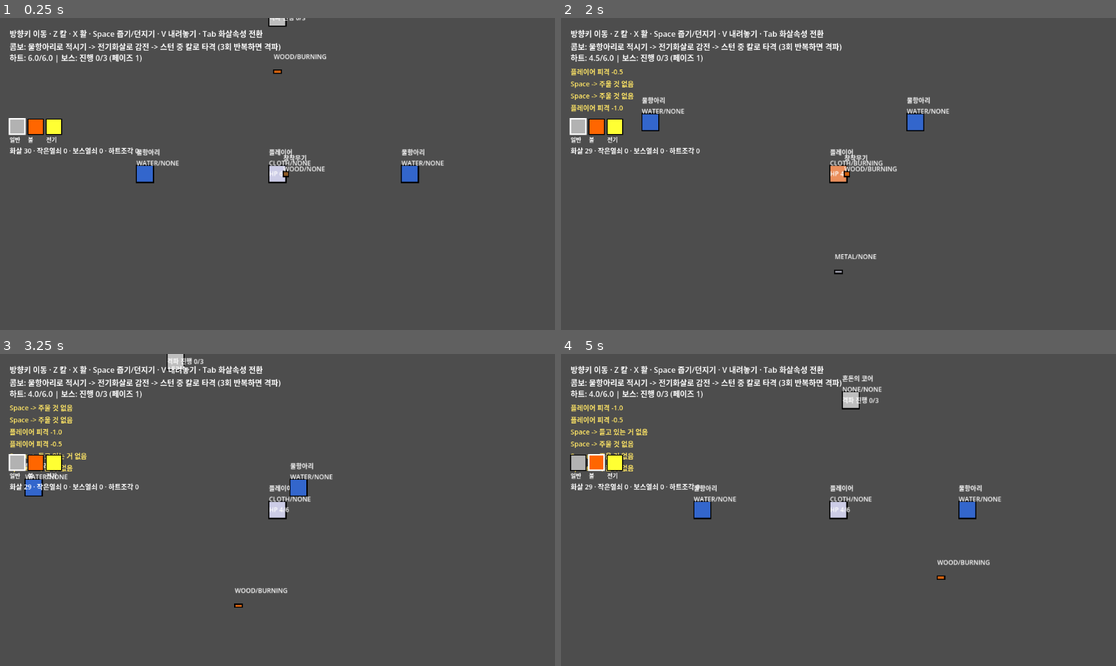
Above: before the commit, frames 1-4 (two rows, left to right).
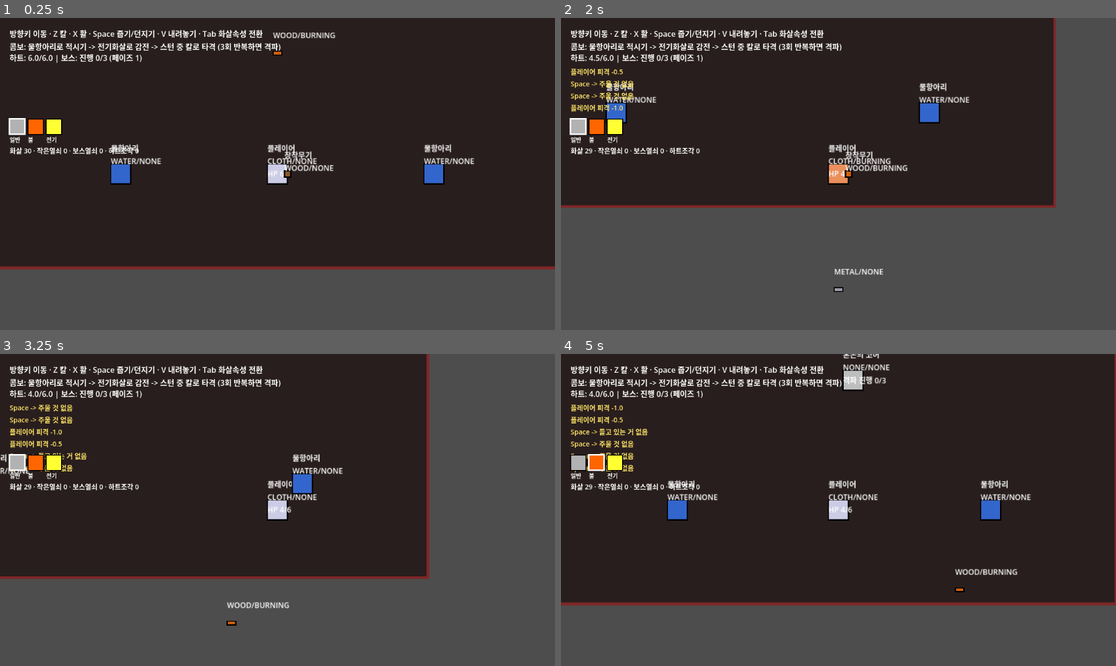
Above: after the commit, the same moments.

Repository: 50seok/ZeldaLike
Game: Godot game, scene res://scenes/boss_test/boss_test.tscn
Two runs of this game, one before a commit and one after it. Both use one fixed random seed, a clock stepped at 60 frames per second and the inputs below. This scene is started directly instead of the project's main scene.
Inputs:
- Up to frame 1 (0.25 s): no input
- Up to frame 2 (2 s): tap Enter at 0.5 s; hold Right (ui_right) 0.53-1.28 s; tap Z at 0.6 s; tap Space at 0.77, 1.52 s; hold Down (ui_down) from 1.28 s (still down); tap X at 1.35 s
- Up to frame 3 (3.25 s): release Down (ui_down) at 2.03 s; hold Right (ui_right) 2.03-2.78 s; tap C at 2.1 s; hold Up (ui_up) from 2.78 s (still down); tap V at 2.85 s; tap Space at 3.02 s
- Up to frame 4 (5 s): release Up (ui_up) at 3.53 s; hold Left (ui_left) from 3.53 s (still down); tap Tab at 3.6 s; tap Space at 3.77, 4.52 s; tap Z at 4.35 s

The runs differ from the first frame. In frame 1, 79% of the frame differs, in the area x 0-100%, y 0-81%; in frame 2, 52%; in frame 3, 54%; in frame 4, 78%.

Commit message:
fix: 보스전 아레나에 바닥 배경 없어 위치/이동을 체감 못하던 문제 수정
실측 지적: "시작하면 내가 어디있는지도 모르겠고 움직여지지도 않음". 원인 -
world_test/dungeon_test와 달리 이 씬만 바닥 배경(_draw)이 없어서 어두운 기본
배경에 32px 캐릭터만 떠 있었음(카메라 줌도 1.1로 다른 씬보다 더 멀리 잡혀서
더 작게 보임). 아레나 바닥+경계선을 그리고 줌을 다른 씬과 동일한 1.3으로
맞춤. 이동 로직 자체는 다른 씬과 동일해 버그 아니었음(확인됨).

Diff:
--- a/project/scenes/boss_test/boss_test.gd
+++ b/project/scenes/boss_test/boss_test.gd
@@ -13,6 +13,17 @@
 var _log_label: Label
 var _log_lines: Array[String] = []
 
+var _arena_bounds := Rect2(-50, -50, 900, 700)
+
+
+## world_test/dungeon_test와 달리 이 씬엔 바닥 배경이 없어서(실측 지적: "내가
+## 어디있는지도 모르겠고 움직여지지도 않음") 어두운 기본 배경에 32px짜리
+## 캐릭터만 떠 있어 위치/이동을 체감하기 어려웠다. 아레나 바닥+경계선을 그려
+## 시각적 기준점을 준다.
+func _draw() -> void:
+	draw_rect(_arena_bounds, Color(0.16, 0.12, 0.12))
+	draw_rect(_arena_bounds, Color(0.5, 0.15, 0.15), false, 4.0)
+
 
 func _ready() -> void:
 	_player = Player.new()
@@ -25,7 +36,7 @@
 	add_child(_player)
 
 	var camera := Camera2D.new()
-	camera.zoom = Vector2(1.1, 1.1)
+	camera.zoom = Vector2(1.3, 1.3)
 	_player.add_child(camera)
 	camera.make_current()
 
